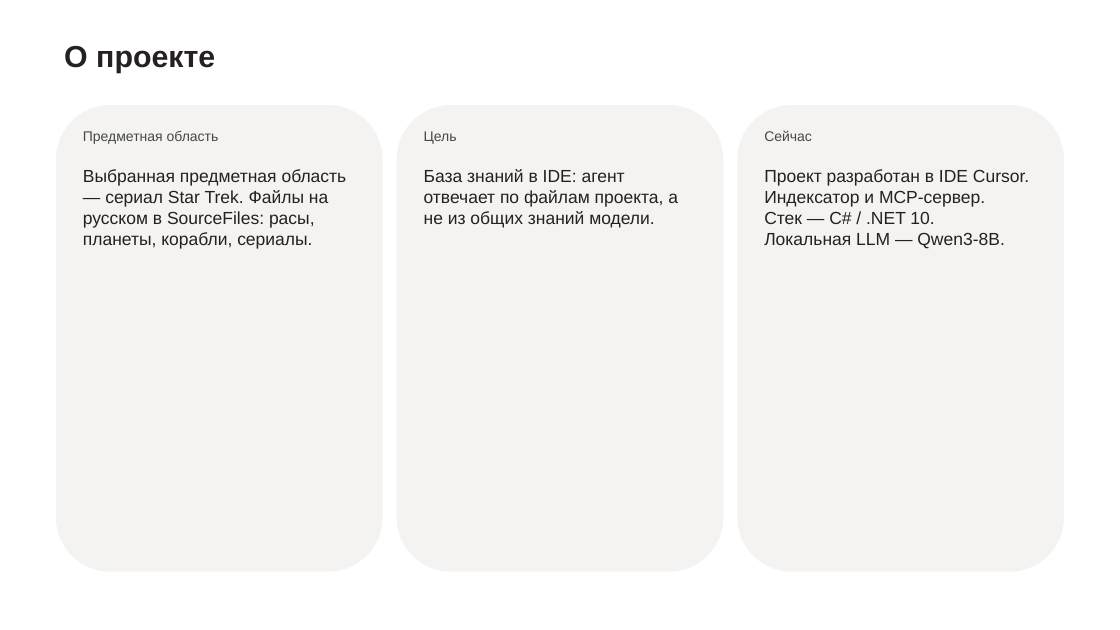
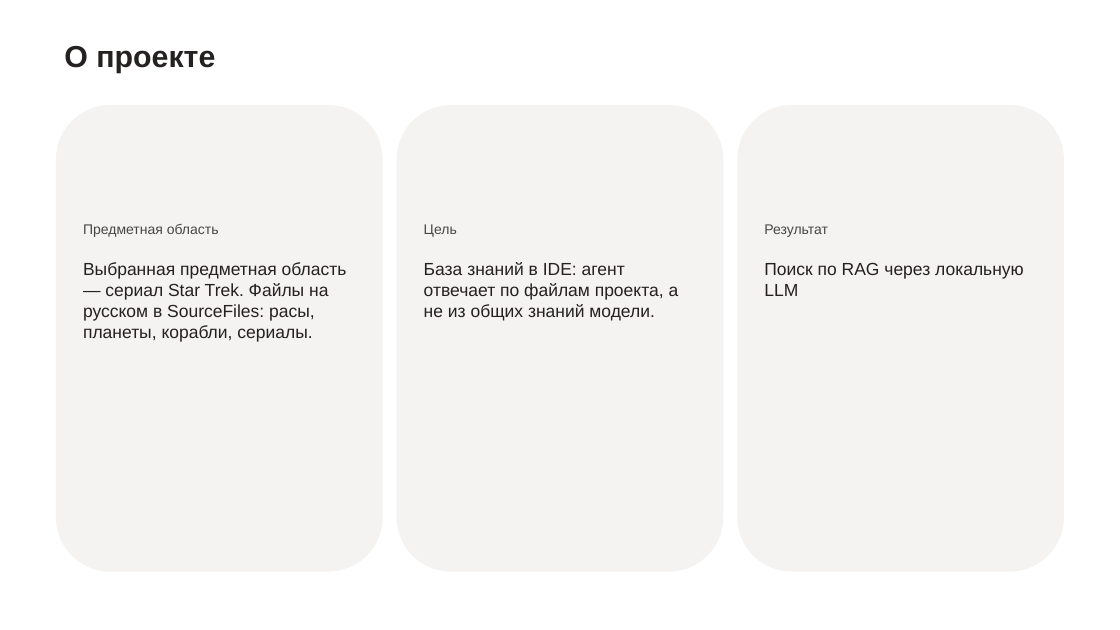
Before and after one commit to luna-pulse/MCP.RAG.StarTrek, a slide deck: slide 2 of Презентация_ВасильеваОВ.pptx. Drawn at 1120x630 pixels with LibreOffice and Linux fonts; fonts in the diff are those of the drawing. Boxes give left, top, right and bottom in pixels: in the first picture for what was removed or moved away, otherwise in the second. Text is boxed around its words. In the diff, an @@ line names an element or a change of style, - is before the commit and + after.

```diff
--- a/Презентация_ВасильеваОВ.pptx
+++ b/Презентация_ВасильеваОВ.pptx
@@ proportions changed in 3 elements at [56, 105, 383, 572], [397, 105, 723, 572], [738, 105, 1065, 572] @@
@@ text removed at [764, 130, 812, 141] @@
-Сейчас
@@ text removed at [764, 169, 1029, 249] @@
-Проект разработан в IDE Cursor.
-Индексатор и MCP-сервер.
-Стек — C# / .NET 10.
-Локальная LLM — Qwen3-8B.
@@ text "Предметная область": place and size @@
-text "Предметная область" at [83, 131, 219, 144]
+text "Предметная область" at [83, 224, 219, 237]
@@ text "Цель": place and size @@
-text "Цель" at [424, 131, 457, 144]
+text "Цель" at [424, 224, 457, 237]
@@ text added at [764, 224, 828, 237], 12 pt, text #464744 @@
+Результат
@@ text "Выбранная предметная область — сериал ...": place and size @@
-text "Выбранная предметная область — сериал ..." at [83, 169, 347, 249]
+text "Выбранная предметная область — сериал ..." at [83, 262, 347, 342]
@@ text "База знаний в IDE: агент ...": place and size @@
-text "База знаний в IDE: агент ..." at [424, 169, 678, 228]
+text "База знаний в IDE: агент ..." at [424, 262, 679, 321]
@@ text added at [764, 262, 1024, 296], 15 pt, text #242120 @@
+Поиск по RAG через локальную LLM
```
Also in this commit, not shown: 9 other slides changed, 4 slides added, 4 slides removed.
